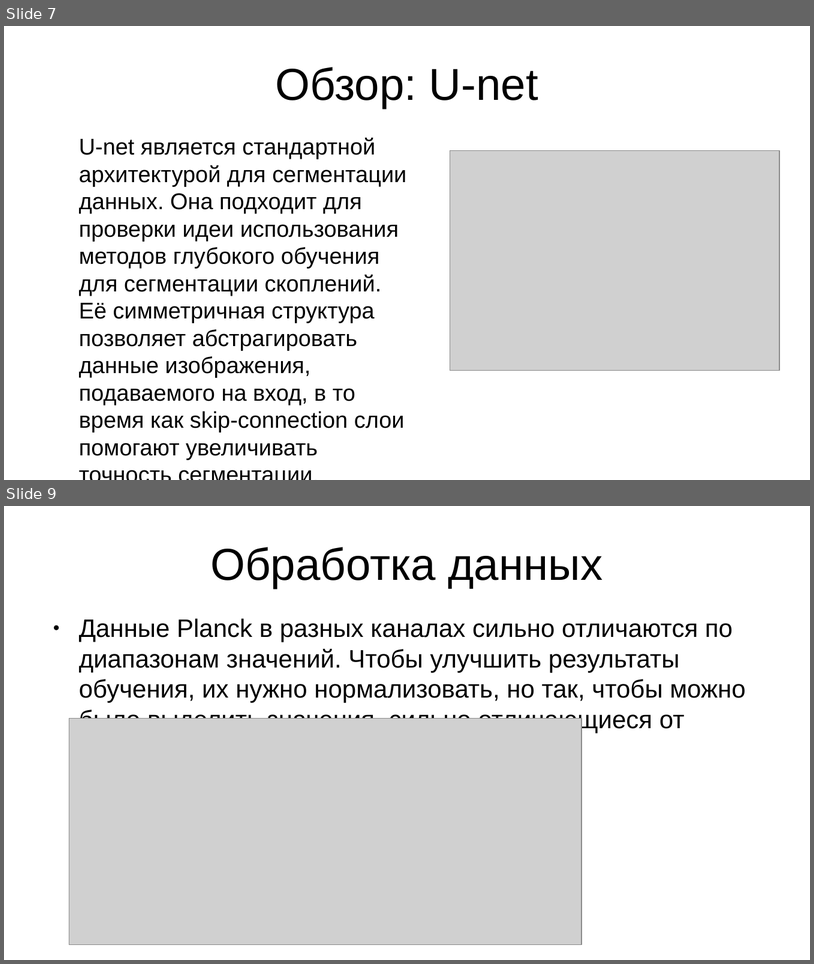
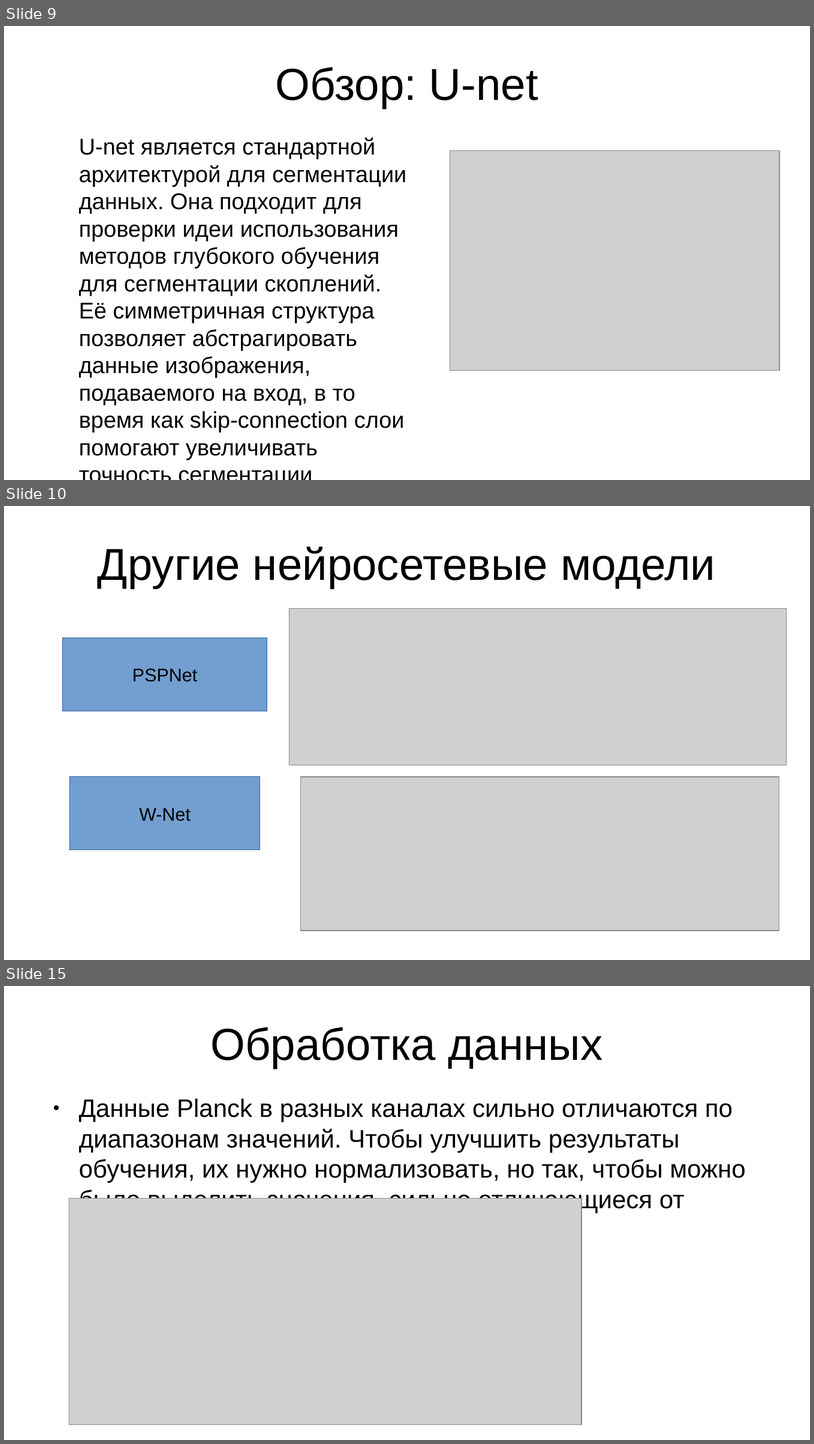
Before and after one commit to rt2122/data-segmentation-2, a slide deck: text/sem.odp. Shown one above the other, each under a label of ours: slides 7 and 9 before the commit, slides 9, 10 and 15 after it; the slides between them are not shown. The pictures are 814x964 and 814x1444 pixels, drawn with LibreOffice and Linux fonts; fonts in the diff are those of the drawing; grey boxes stand for pictures. Boxes give left, top, right and bottom in pixels: in the first picture for what was removed or moved away, otherwise in the second. Text is boxed around its words. In the diff, an @@ line names an element or a change of style, - is before the commit and + after.

```diff
--- a/text/sem.odp
+++ b/text/sem.odp
@@ slide 10 added at (4,506,810,960), background #FFFFFF @@
@@ title added at (98,546,716,588), 44 pt, text #000000 @@
+Другие нейросетевые модели
@@ picture added at (290,609,787,765) @@
@@ rectangle added at (63,638,267,711), fill #729FCF, outline #3465A4 0 pt, 18 pt, text #000000 @@
+PSPNet
@@ rectangle added at (70,777,260,850), fill #729FCF, outline #3465A4 0 pt, 18 pt, text #000000 @@
+W-Net
@@ picture added at (301,777,780,930) @@
@@ what was slide 7 is now slide 9 @@
@@ what was slide 9 is now slide 15 @@
```
Also in this commit, not shown: 7 slides changed, 9 other slides added, 8 other files.
